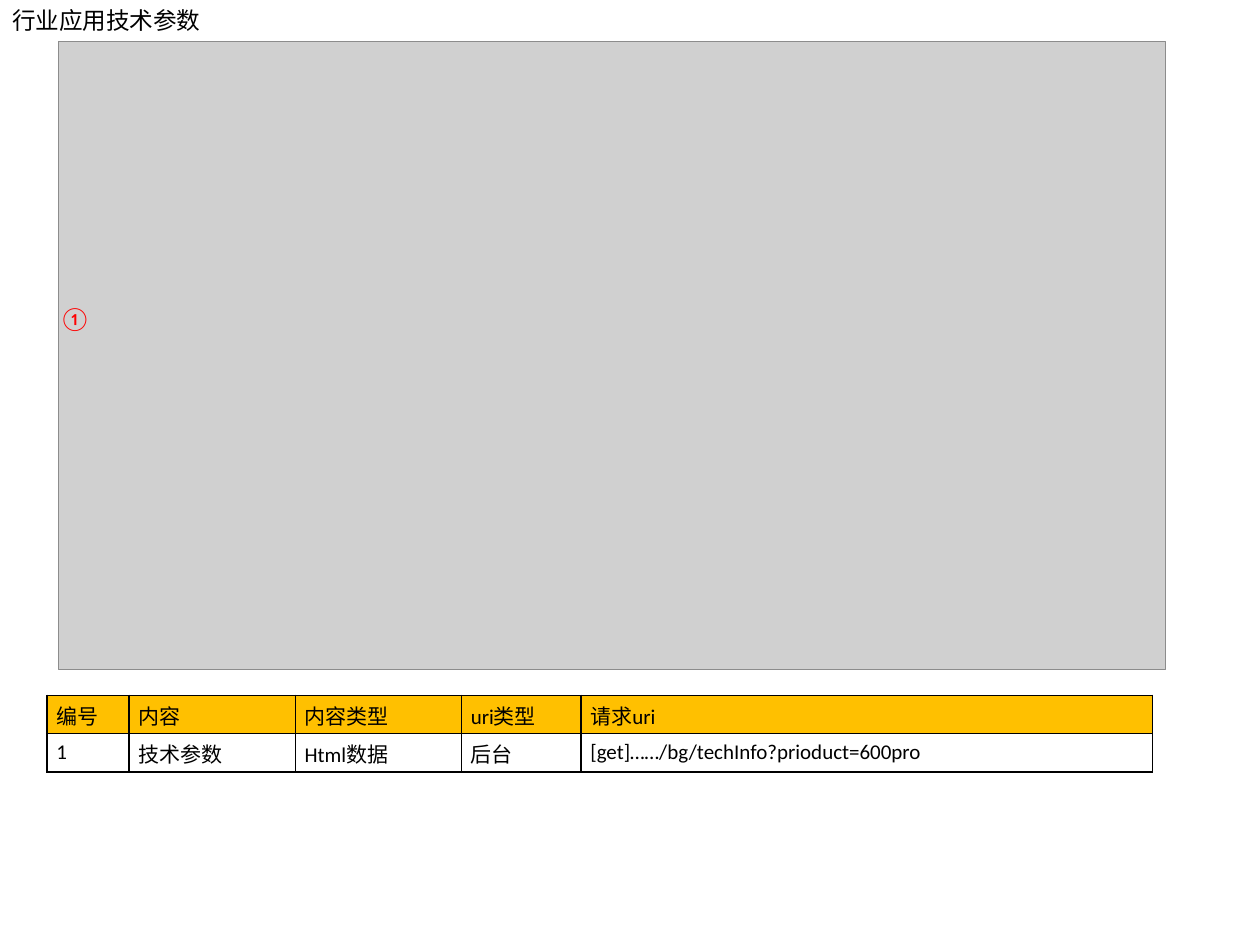
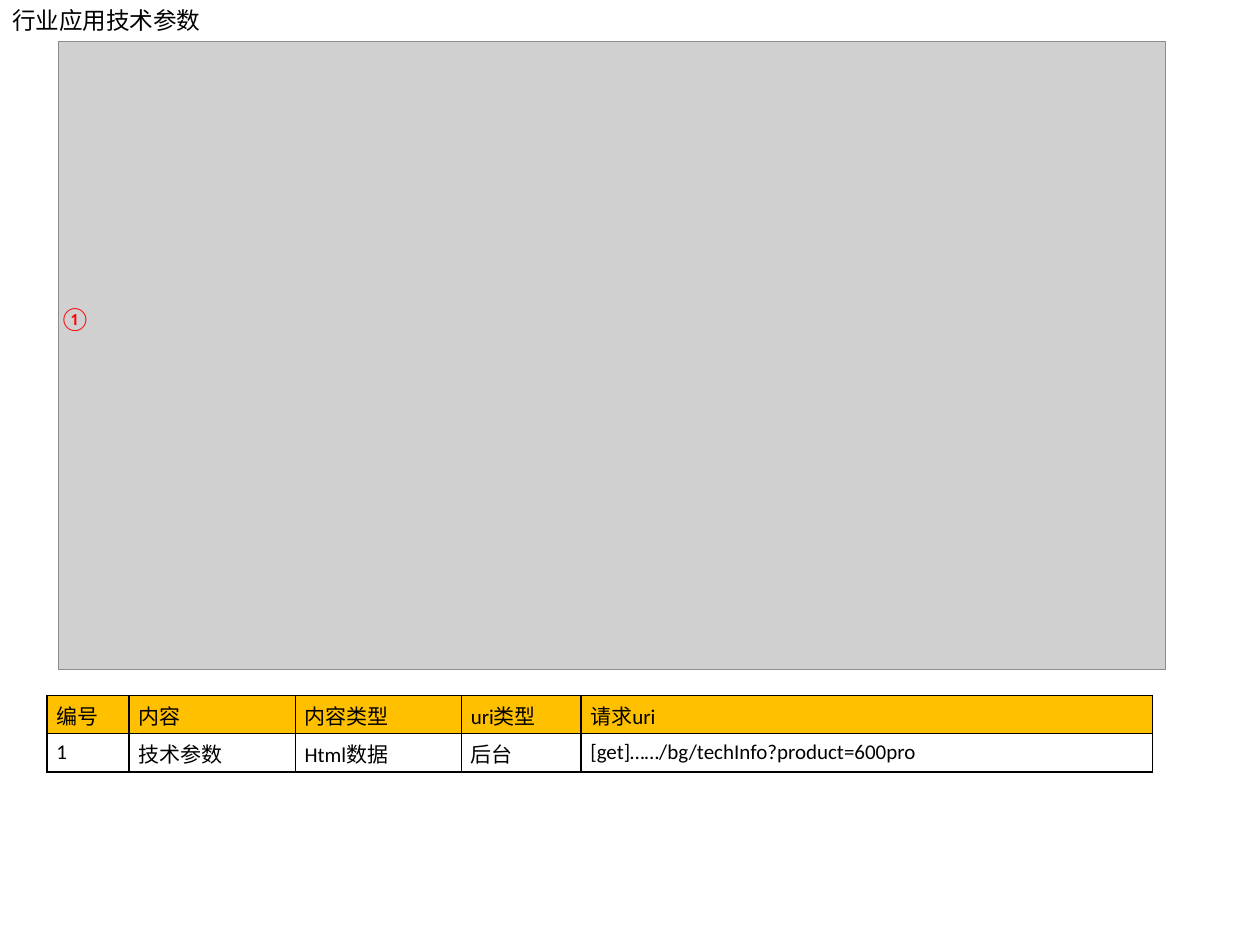
Before and after one commit to shining-force/My2019, a slide deck: slide 6 of MyCompany/资源汇总.pptx. Drawn at 1260x945 pixels with LibreOffice and Linux fonts; fonts in the diff are those of the drawing; grey boxes stand for pictures. Boxes give left, top, right and bottom in pixels: in the first picture for what was removed or moved away, otherwise in the second. Text is boxed around its words. In the diff, an @@ line names an element or a change of style, - is before the commit and + after.

```diff
--- a/MyCompany/资源汇总.pptx
+++ b/MyCompany/资源汇总.pptx
@@ table at (x1=47, y1=696, x2=1153, y2=772) @@
-row 2, column 5: [get]……/bg/techInfo?prioduct=600pro
+row 2, column 5: [get]……/bg/techInfo?product=600pro
```
Also in this commit, not shown: 2 other slides changed, 4 slides added, 11 other files.
